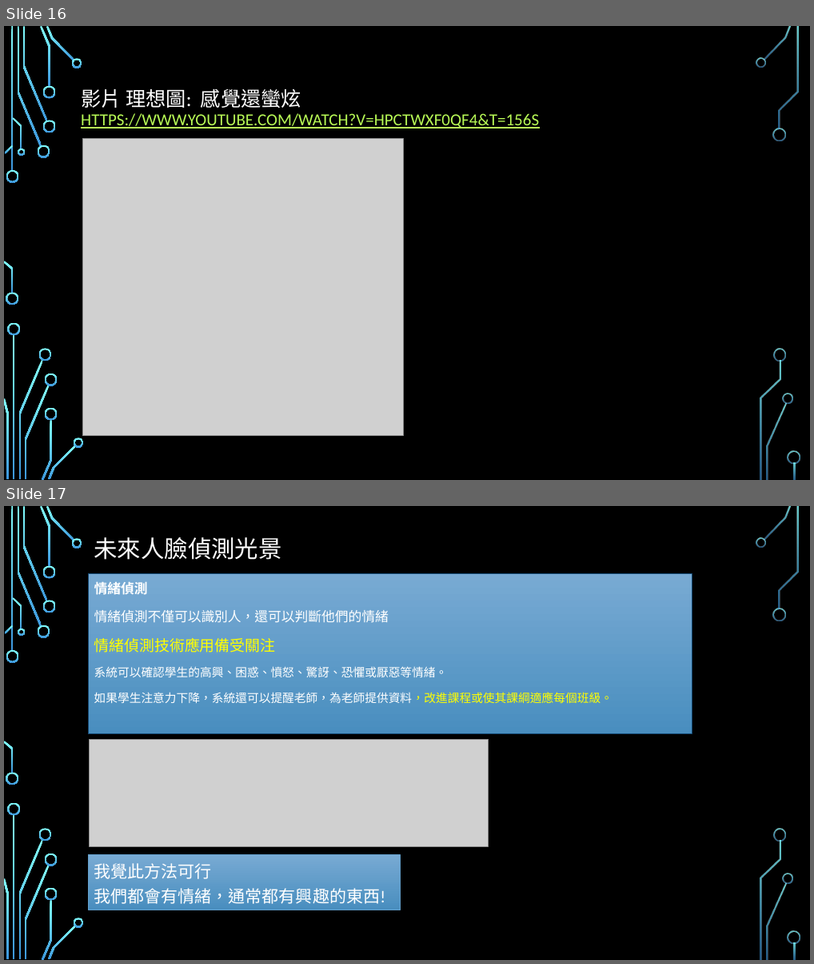
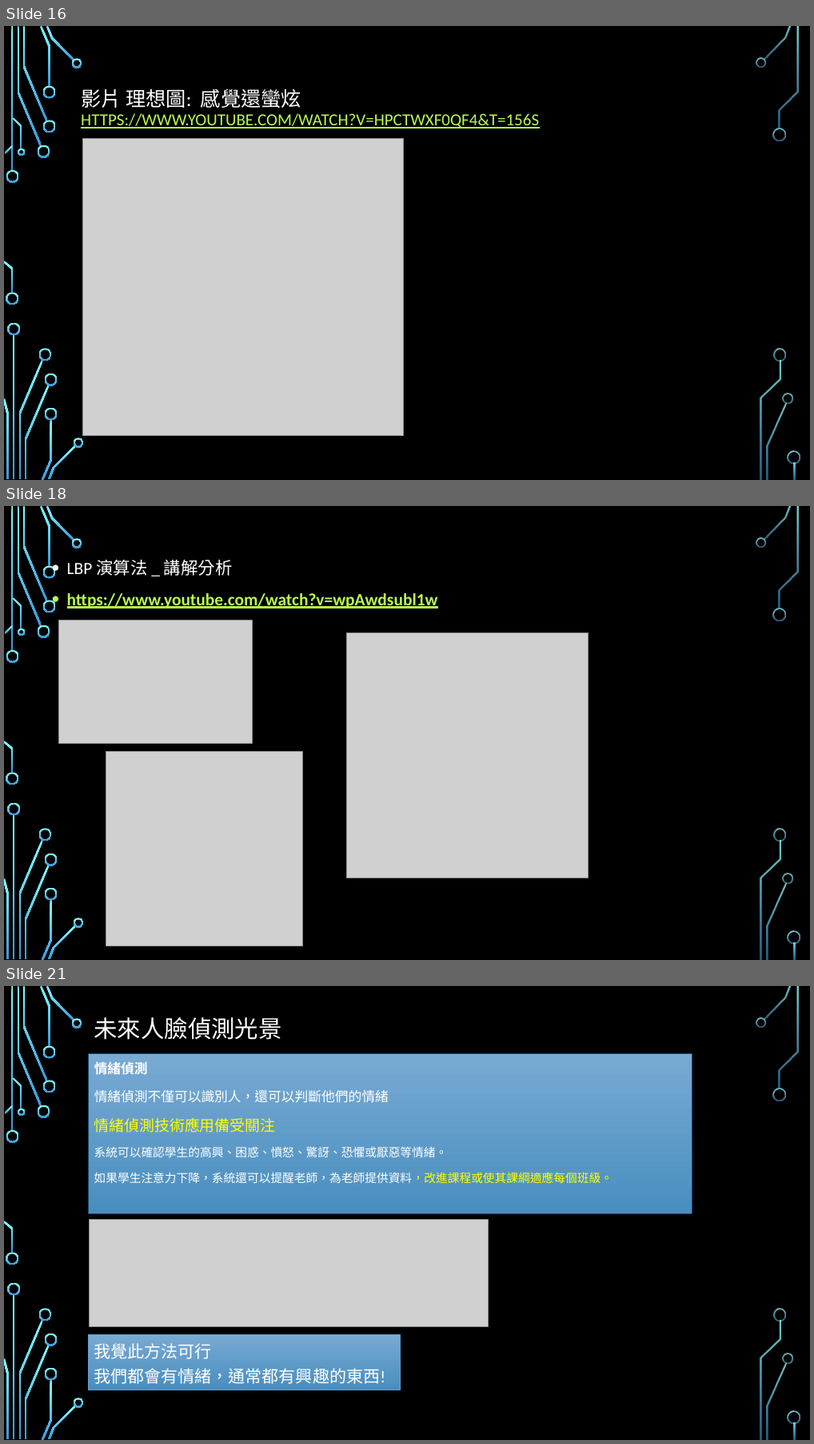
Before and after one commit to danigunawan/AI-108-2, a slide deck: 深度學習課程5-1(期中報告).pptx. Shown one above the other, each under a label of ours: slides 16 and 17 before the commit, slides 16, 18 and 21 after it; the slides between them are not shown. The pictures are 814x964 and 814x1444 pixels, drawn with LibreOffice and Linux fonts; fonts in the diff are those of the drawing; grey boxes stand for pictures; background and template pictures are left out. Boxes give left, top, right and bottom in pixels: in the first picture for what was removed or moved away, otherwise in the second. Text is boxed around its words. In the diff, an @@ line names an element or a change of style, - is before the commit and + after.

```diff
--- a/深度學習課程5-1(期中報告).pptx
+++ b/深度學習課程5-1(期中報告).pptx
@@ slide 18 added at (x1=4, y1=506, x2=810, y2=960), background picture (left out); not listed: 36 template elements that a slide beside it also shows @@
@@ text added at (x1=67, y1=560, x2=438, y2=608), 20.4 pt, text #B8FA56, bold, underline @@
+• LBP 演算法 _ 講解分析
+• https://www.youtube.com/watch?v=wpAwdsubl1w
@@ picture added at (x1=59, y1=620, x2=253, y2=743) @@
@@ picture added at (x1=347, y1=632, x2=589, y2=877) @@
@@ picture added at (x1=106, y1=751, x2=303, y2=945) @@
@@ what was slide 17 is now slide 21 @@
```
Also in this commit, not shown: 3 slides changed, 3 other slides added.
